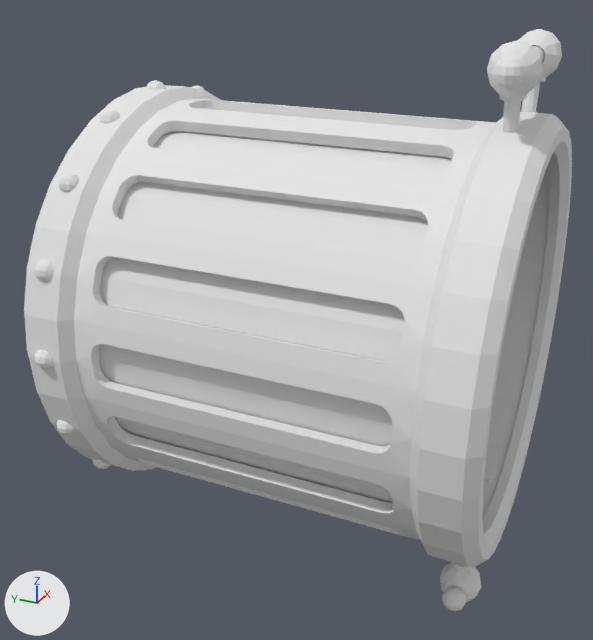
The OBJ model data/selected/25.obj: old version first, new version second.
Camera for both pictures: a camera (50 mm lens) standing at (111.4, -140.8, 24.7) and looking at (162.2, -117.9, -0.8). Arrows for +X, +Y and +Z are at lower left; the lights stay in place. Where no turn or scale is listed for an object, it has been applied to the vertices. Vertices at the same position are counted once.

Objects in the first picture: '25'.
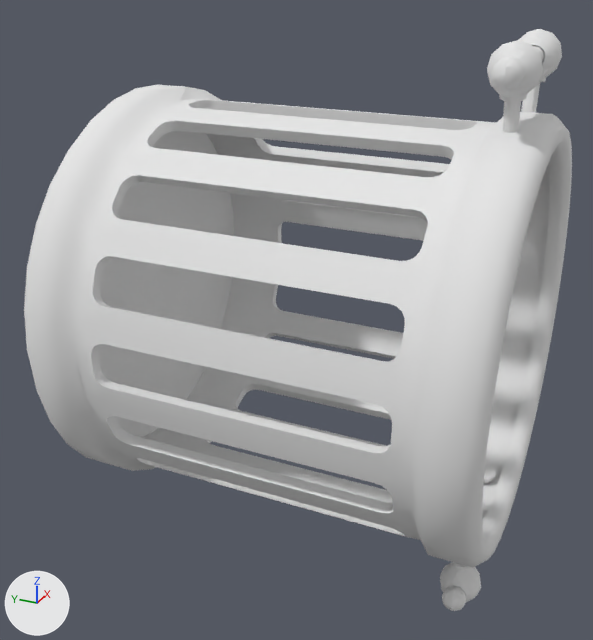
Where the change shows, as pixel boxes (x1, y1, x2, y2) in the pictures (593 x 640 px):
part 1 of me_25, deleted: before (34, 80, 549, 519)

Patch to the scene script:
```diff
--- a/data/selected/25.obj.py
+++ b/data/selected/25.obj.py
@@ me_25 @@
 # used by ob_25; location = (0.0, 0.0, 0.0)
-me_25.from_pydata(...)  # 2657 vertices, 5298 faces; spans x 147.6..179.0, y -134.8..-104.1, z -19.8..19.9
+me_25.from_pydata(...)  # 1941 vertices, 3934 faces; spans x 148.2..178.4, y -134.8..-104.1, z -19.8..19.9
+# me_25 part 1: 17 loose pieces with 716 vertices, spanning x 147.6..179.0, y -133.4..-104.9, z -15.7..15.7, are deleted
 me_25.materials.append(mat_metal_steel)
 me_25.materials.append(mat_metal_plateox)
-me_25.materials.append(mat_wood_cedfence)  # white #e7e7e7
```
